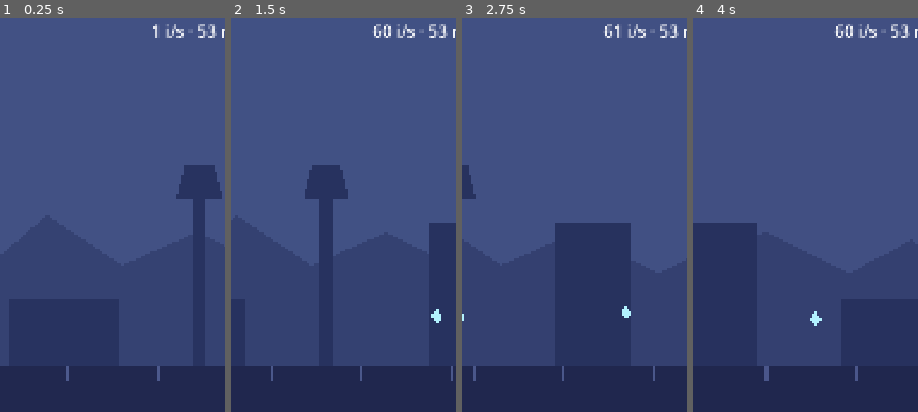
Above: before the commit, frames 1-4 (left to right).
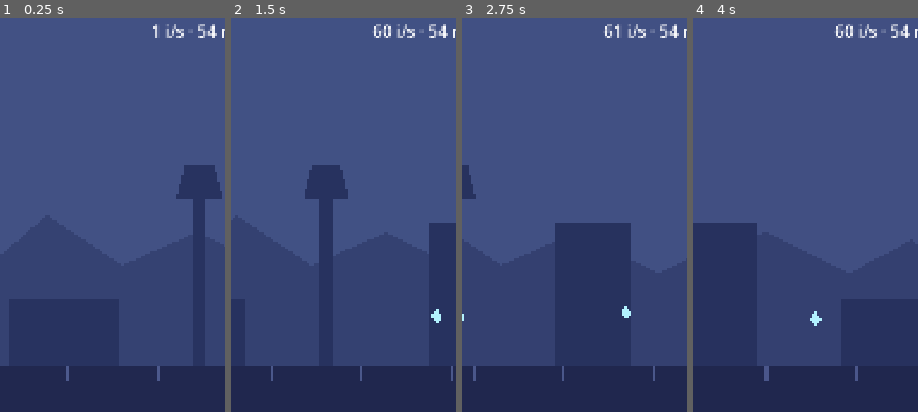
Above: after the commit, the same moments.

Repository: DavidGiangiacomo/somnambule
Game: Godot game, scene res://scenes/main.tscn
The game is run twice, just before and just after one commit, with the same random seed, the same clock (stepped at 60 frames per second) and the same inputs.
Inputs (mouse positions are % of the whole screen's width and height, from its top left):
- Up to frame 1 (0.25 s): no input
- Up to frame 2 (1.5 s): move the mouse to (72, 44) at 0.52 s; click (72, 44) at 0.67 s; move the mouse to (30, 54) at 1.27 s; click (30, 54) at 1.42 s
- Up to frame 3 (2.75 s): move the mouse to (60, 27) at 2.02 s; click (60, 27) at 2.17 s
- Up to frame 4 (4 s): move the mouse to (45, 70) at 2.77 s; click (45, 70) at 2.92 s; move the mouse to (80, 65) at 3.52 s; click (80, 65) at 3.67 s
The pictures show only the part of the screen within x 36-86%, y 0-50%; the shares and areas given below are measured in that part.

The runs differ from the first frame. In frame 1, 0.1% of the frame differs, in the area x 92-97%, y 1-6%; in frame 2, 0.1%; in frame 3, 0.1%; in frame 4, 0.1%.

Commit message:
Ajoute l'autoload GameState et ses signaux (#13)
GameState tient les fragments et la profondeur, applique les règles
(montée de P, coûts des enjambées, gain d'un fragment, perte au
trébuchement) et prévient l'affichage par signaux.

Le Runner ne fait plus que signaler ce qui arrive au dormeur. Le
compteur et la jauge ne se mettent à jour que par les signaux.

Co-Authored-By: Claude Opus 5.5 <noreply@anthropic.com>

Diff:
--- a/project.godot
+++ b/project.godot
@@ -13,6 +13,10 @@
 config/name="Le Somnambule"
 run/main_scene="res://scenes/main.tscn"
 config/features=PackedStringArray("4.7", "Mobile")
+
+[autoload]
+
+GameState="*res://scripts/game_state.gd"
 
 [display]
 
--- a/scenes/runner.tscn
+++ b/scenes/runner.tscn
@@ -7,6 +7,7 @@
 [ext_resource type="PackedScene" path="res://scenes/obstacle.tscn" id="5"]
 [ext_resource type="PackedScene" path="res://scenes/fragment.tscn" id="6"]
 [ext_resource type="Script" path="res://scripts/generateur_fragments.gd" id="7"]
+[ext_resource type="Script" path="res://scripts/compteur_fragments.gd" id="8"]
 
 [sub_resource type="RectangleShape2D" id="forme_dormeur"]
 size = Vector2(80, 160)
@@ -127,3 +128,4 @@
 offset_bottom = 200.0
 theme_override_font_sizes/font_size = 56
 text = "0"
+script = ExtResource("8")
--- /dev/null
+++ b/scripts/compteur_fragments.gd
@@ -0,0 +1,19 @@
+extends Label
+## Compteur de fragments. Il ne fait qu'afficher ce que GameState annonce.
+
+const COULEUR_PERTE := Color(0.6, 0.5, 0.85)  # comme le dormeur qui trébuche
+
+
+func _ready() -> void:
+	GameState.fragments_changes.connect(_sur_fragments_changes)
+	GameState.fragments_perdus.connect(_sur_fragments_perdus)
+	_sur_fragments_changes(GameState.fragments)
+
+
+func _sur_fragments_changes(fragments: float) -> void:
+	text = "%d" % floori(fragments)
+
+
+func _sur_fragments_perdus(_montant: float) -> void:
+	modulate = COULEUR_PERTE
+	create_tween().tween_property(self, "modulate", Color.WHITE, 0.8)
--- /dev/null
+++ b/scripts/game_state.gd
@@ -0,0 +1,85 @@
+extends Node
+## État du jeu, chargé automatiquement au démarrage sous le nom GameState
+## (voir Projet → Paramètres du projet → Chargement automatique).
+##
+## Il tient les ressources et la profondeur, applique les règles du jeu, et
+## prévient l'affichage par des signaux. Les scènes ne modifient jamais ces
+## valeurs elles-mêmes : elles disent ce qui s'est passé (« le dormeur a
+## trébuché ») en appelant les fonctions ci-dessous.
+
+signal fragments_changes(fragments: float)
+## Un trébuchement vient de faire s'envoler `montant` fragments.
+signal fragments_perdus(montant: float)
+signal profondeur_changee(profondeur: float)
+
+var fragments := 0.0:
+	set(valeur):
+		fragments = valeur
+		fragments_changes.emit(fragments)
+
+## Profondeur de sommeil P, entre 0 et profondeur_max. Elle monte toute seule
+## tant qu'on ne touche pas l'écran.
+var profondeur := 0.0:
+	set(valeur):
+		profondeur = valeur
+		profondeur_changee.emit(profondeur)
+
+var profondeur_max: float
+
+var _couts_pourcent: Dictionary  # part de P perdue selon l'issue de l'enjambée
+var _valeur_fragment: float  # avant le multiplicateur M(P)
+var _duree_perte_s: float  # un trébuchement fait perdre les fragments de cette durée
+
+var _temps := 0.0  # secondes écoulées depuis le début de la nuit
+var _ramassages_recents: Array[Dictionary] = []  # { "temps": ..., "gain": ... }
+
+
+func _ready() -> void:
+	var balance := Balance.donnees()
+	profondeur_max = balance["profondeur"]["max"]
+	_couts_pourcent = balance["enjambee"]["cout_profondeur_pourcent"]
+	_duree_perte_s = balance["enjambee"]["trebuchement_perte_fragments_s"]
+	_valeur_fragment = balance["fragments"]["valeur_base"]
+
+
+func _process(delta: float) -> void:
+	_temps += delta
+	profondeur += Formules.variation_profondeur(profondeur, delta)
+
+
+## Le dormeur a enjambé un obstacle (ou fait un pas dans le vide).
+func enjamber(parfaite: bool) -> void:
+	_faire_payer("parfaite" if parfaite else "maladroite")
+
+
+## Le dormeur a trébuché : P chute et les fragments ramassés depuis
+## quelques secondes s'envolent.
+func trebucher() -> void:
+	_faire_payer("trebuchement")
+
+	_oublier_ramassages_anciens()
+	var perte := 0.0
+	for ramassage in _ramassages_recents:
+		perte += ramassage["gain"]
+	_ramassages_recents.clear()
+	fragments -= perte
+	fragments_perdus.emit(perte)
+
+
+## Le dormeur a ramassé un fragment : il vaut d'autant plus que P est haute.
+func ramasser_fragment() -> void:
+	var gain := _valeur_fragment * Formules.multiplicateur(profondeur)
+	_oublier_ramassages_anciens()
+	_ramassages_recents.append({"temps": _temps, "gain": gain})
+	fragments += gain
+
+
+## Retire à P la part prévue pour cette issue : 3 veut dire 3 % de P.
+func _faire_payer(issue: String) -> void:
+	profondeur -= profondeur * _couts_pourcent[issue] / 100.0
+
+
+func _oublier_ramassages_anciens() -> void:
+	var limite := _temps - _duree_perte_s
+	while not _ramassages_recents.is_empty() and _ramassages_recents[0]["temps"] < limite:
+		_ramassages_recents.pop_front()
--- a/scripts/jauge_profondeur.gd
+++ b/scripts/jauge_profondeur.gd
@@ -1,18 +1,14 @@
 extends Node2D
 ## Jauge de profondeur, discrète, sur le bord droit de la bande de rêve.
 ## Elle se remplit vers le bas ; les traits marquent les paliers de sommeil.
+## Elle ne fait qu'afficher ce que GameState annonce.
 
 const TAILLE := Vector2(10, 840)
 const COULEUR_FOND := Color(1, 1, 1, 0.12)
 const COULEUR_NIVEAU := Color(0.8, 0.75, 1, 0.6)
 const COULEUR_PALIER := Color(1, 1, 1, 0.35)
 
-## Profondeur ramenée entre 0 (éveillé) et 1 (profondeur maximale).
-var valeur := 0.0:
-	set(nouvelle):
-		valeur = nouvelle
-		queue_redraw()
-
+var _valeur := 0.0  # profondeur ramenée entre 0 (éveillé) et 1 (maximum)
 var _paliers: Array[float] = []  # seuils des paliers, entre 0 et 1
 
 
@@ -22,9 +18,17 @@
 		if palier["seuil"] > 0:
 			_paliers.append(palier["seuil"] / profondeur["max"])
 
+	GameState.profondeur_changee.connect(_sur_profondeur_changee)
+	_sur_profondeur_changee(GameState.profondeur)
+
+
+func _sur_profondeur_changee(profondeur: float) -> void:
+	_valeur = profondeur / GameState.profondeur_max
+	queue_redraw()
+
 
 func _draw() -> void:
 	draw_rect(Rect2(Vector2.ZERO, TAILLE), COULEUR_FOND)
-	draw_rect(Rect2(0, 0, TAILLE.x, TAILLE.y * valeur), COULEUR_NIVEAU)
+	draw_rect(Rect2(0, 0, TAILLE.x, TAILLE.y * _valeur), COULEUR_NIVEAU)
 	for seuil in _paliers:
 		draw_rect(Rect2(-6, TAILLE.y * seuil - 1, TAILLE.x + 12, 2), COULEUR_PALIER)
--- a/scripts/runner.gd
+++ b/scripts/runner.gd
@@ -5,57 +5,34 @@
 ## l'éditeur, dit à quelle fraction de la vitesse il défile : 1 pour le sol,
 ## moins pour les plans lointains.
 ##
-## La profondeur de sommeil P monte toute seule tant qu'on ne touche pas
-## l'écran. Chaque enjambée et chaque trébuchement en fait perdre une part.
-##
-## Les fragments ramassés en marchant valent d'autant plus que P est haute.
-## Un trébuchement fait perdre ceux des dernières secondes.
+## Le Runner ne tient aucun compte : il signale à GameState ce qui arrive au
+## dormeur (enjambée, trébuchement, fragment ramassé) et fonce le décor quand
+## GameState annonce que la profondeur a changé.
 
 # Teinte du décor : couleurs normales à P = 0, violet profond à P maximale.
 const TEINTE_EVEIL := Color(1, 1, 1)
 const TEINTE_ABYSSE := Color(0.3, 0.22, 0.55)
-const COULEUR_PERTE := Color(0.6, 0.5, 0.85)  # comme le dormeur qui trébuche
 
 var vitesse: float  # pixels par seconde
-var profondeur := 0.0  # P, entre 0 et profondeur_max
-var profondeur_max: float
-var couts_pourcent: Dictionary  # part de P perdue selon l'issue de l'enjambée
-var fragments := 0.0
-var valeur_fragment: float  # avant le multiplicateur M(P)
-var duree_perte_s: float  # un trébuchement fait perdre les fragments de cette durée
-
-var _temps := 0.0  # secondes écoulées depuis le début de la nuit
-var _ramassages_recents: Array[Dictionary] = []  # { "temps": ..., "gain": ... }
 
 @onready var decor: Node2D = $Decor
 @onready var dormeur: Area2D = $Dormeur
 @onready var obstacles: Generateur = $Obstacles
 @onready var generateur_fragments: Generateur = $Fragments
-@onready var compteur: Label = $Compteur
-@onready var jauge: Node2D = $Jauge
 
 
 func _ready() -> void:
-	var balance := Balance.donnees()
-	vitesse = balance["defilement"]["vitesse_px_s"]
-	profondeur_max = balance["profondeur"]["max"]
-	couts_pourcent = balance["enjambee"]["cout_profondeur_pourcent"]
-	duree_perte_s = balance["enjambee"]["trebuchement_perte_fragments_s"]
-	valeur_fragment = balance["fragments"]["valeur_base"]
-
+	vitesse = Balance.donnees()["defilement"]["vitesse_px_s"]
 	for enfant in decor.get_children():
 		if enfant is Parallax2D:
 			enfant.autoscroll.x = -vitesse * enfant.scroll_scale.x
 
-	dormeur.enjambee.connect(_sur_enjambee)
-	dormeur.trebuchement.connect(_sur_trebuchement)
+	dormeur.enjambee.connect(GameState.enjamber)
+	dormeur.trebuchement.connect(GameState.trebucher)
 	$Dormeur/Ramassage.area_entered.connect(_sur_fragment)
 
-
-func _process(delta: float) -> void:
-	_temps += delta
-	profondeur += Formules.variation_profondeur(profondeur, delta)
-	_montrer_profondeur()
+	GameState.profondeur_changee.connect(_sur_profondeur_changee)
+	_sur_profondeur_changee(GameState.profondeur)
 
 
 func _unhandled_input(event: InputEvent) -> void:
@@ -66,52 +43,10 @@
 		dormeur.toucher(obstacles.prochain(x_min))
 
 
-func _sur_enjambee(parfaite: bool) -> void:
-	_faire_payer("parfaite" if parfaite else "maladroite")
+func _sur_fragment(fragment: Area2D) -> void:
+	generateur_fragments.retirer(fragment)
+	GameState.ramasser_fragment()
 
 
-func _sur_trebuchement() -> void:
-	_faire_payer("trebuchement")
-	_perdre_fragments_recents()
-
-
-func _sur_fragment(fragment: Area2D) -> void:
-	var gain := valeur_fragment * Formules.multiplicateur(profondeur)
-	fragments += gain
-	_oublier_ramassages_anciens()
-	_ramassages_recents.append({"temps": _temps, "gain": gain})
-	generateur_fragments.retirer(fragment)
-	_montrer_fragments()
-
-
-## Les fragments ramassés depuis `duree_perte_s` secondes s'envolent.
-func _perdre_fragments_recents() -> void:
-	_oublier_ramassages_anciens()
-	for ramassage in _ramassages_recents:
-		fragments -= ramassage["gain"]
-	_ramassages_recents.clear()
-	_montrer_fragments()
-	compteur.modulate = COULEUR_PERTE
-	create_tween().tween_property(compteur, "modulate", Color.WHITE, 0.8)
-
-
-func _oublier_ramassages_anciens() -> void:
-	var limite := _temps - duree_perte_s
-	while not _ramassages_recents.is_empty() and _ramassages_recents[0]["temps"] < limite:
-		_ramassages_recents.pop_front()
-
-
-func _montrer_fragments() -> void:
-	compteur.text = "%d" % floori(fragments)
-
-
-## Retire à P la part prévue pour cette issue : 3 veut dire 3 % de P.
-func _faire_payer(issue: String) -> void:
-	profondeur -= profondeur * couts_pourcent[issue] / 100.0
-	_montrer_profondeur()
-
-
-func _montrer_profondeur() -> void:
-	var part := profondeur / profondeur_max
-	jauge.valeur = part
-	decor.modulate = TEINTE_EVEIL.lerp(TEINTE_ABYSSE, part)
+func _sur_profondeur_changee(profondeur: float) -> void:
+	decor.modulate = TEINTE_EVEIL.lerp(TEINTE_ABYSSE, profondeur / GameState.profondeur_max)
Not shown, added: scripts/compteur_fragments.gd.uid
Not shown, added: scripts/game_state.gd.uid
